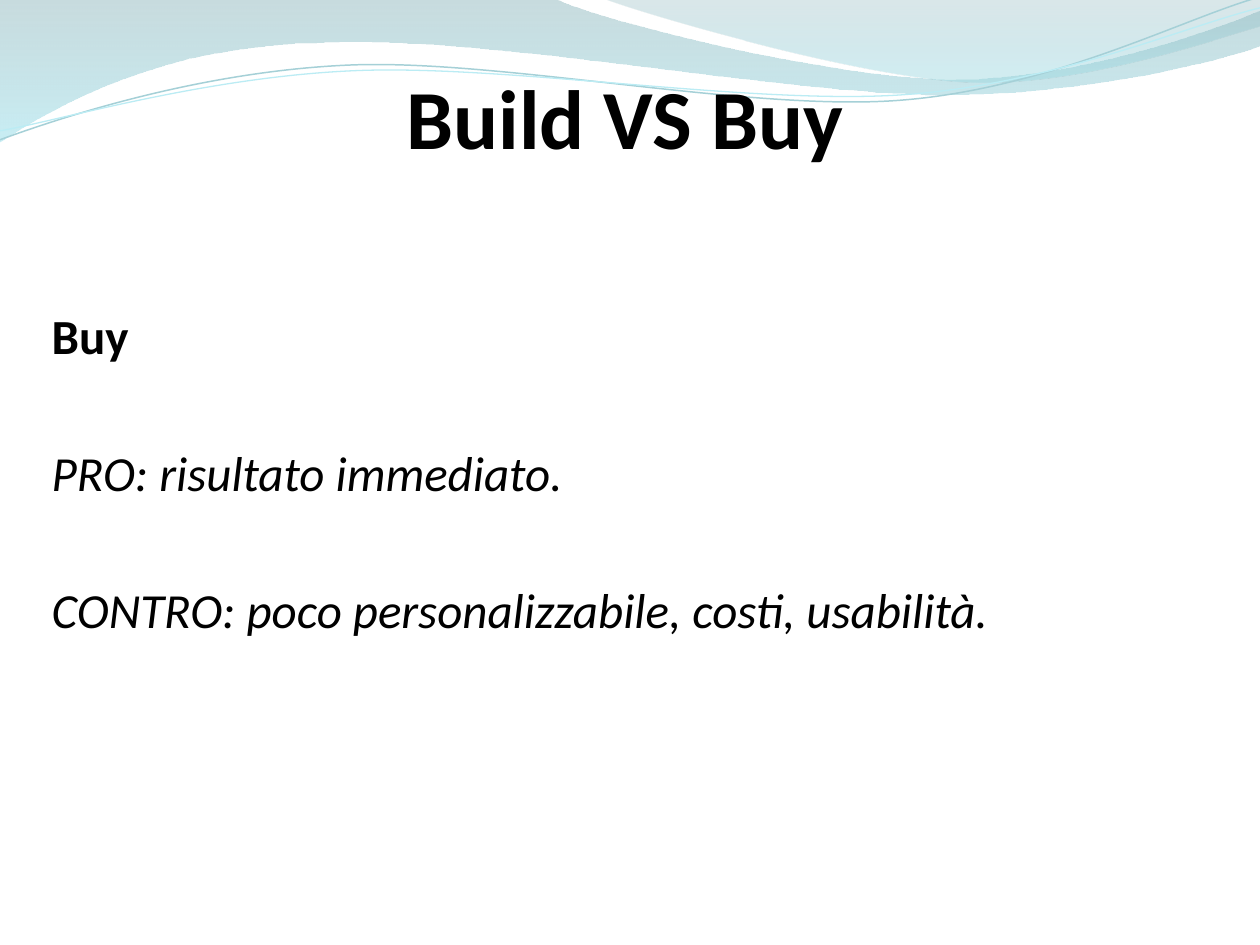
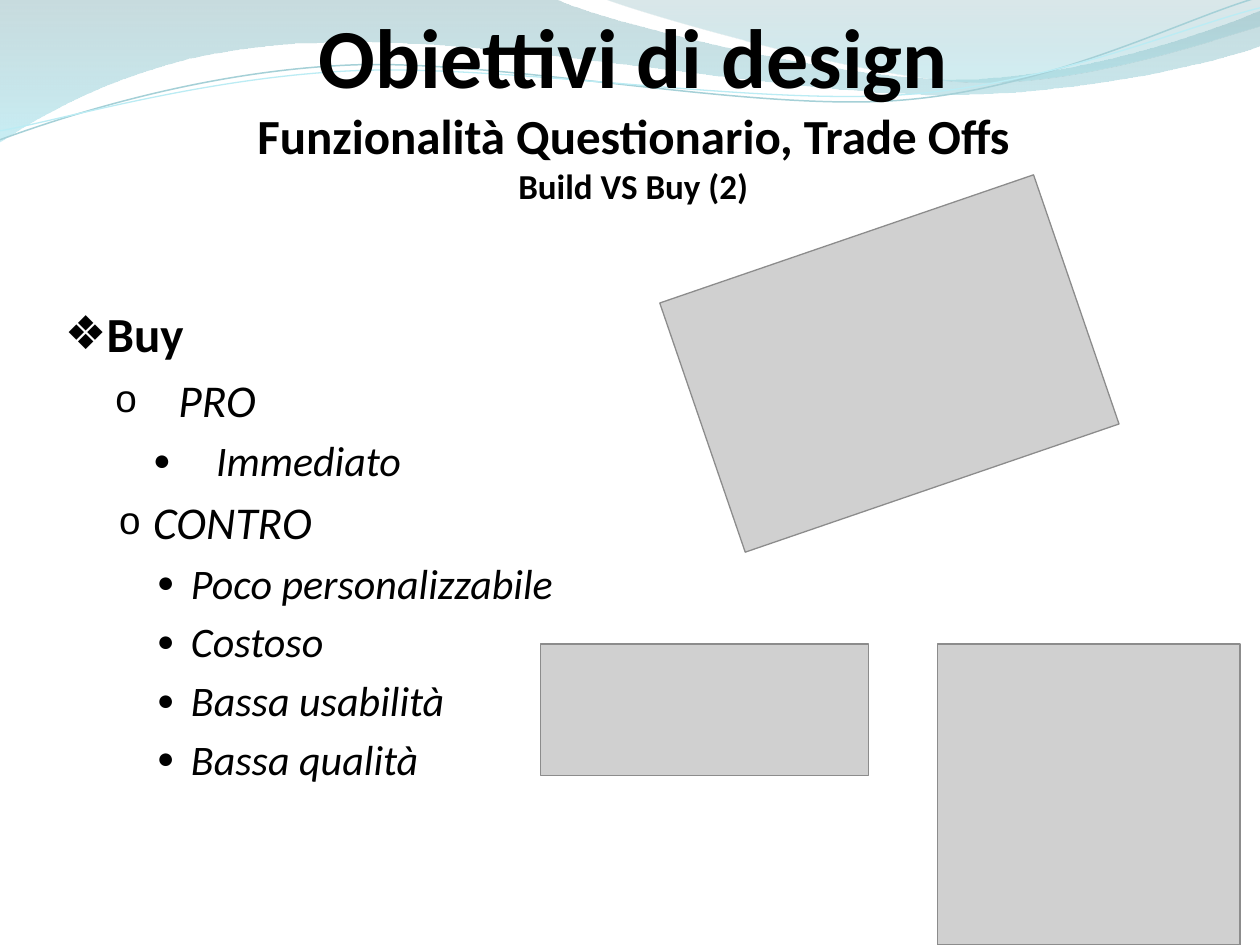
Before and after one commit to ammirate/at-silo, a slide deck: slide 21 of Presentazione/Atsilo3/Atsilo_H_PresentazioneFinale.pptx (slide 30 before the commit). Drawn at 1260x945 pixels with LibreOffice and Linux fonts; fonts in the diff are those of the drawing; grey boxes stand for pictures. Boxes give left, top, right and bottom in pixels: in the first picture for what was removed or moved away, otherwise in the second. Text is boxed around its words. In the diff, an @@ line names an element or a change of style, - is before the commit and + after.

```diff
--- a/Presentazione/Atsilo3/Atsilo_H_PresentazioneFinale.pptx
+++ b/Presentazione/Atsilo3/Atsilo_H_PresentazioneFinale.pptx
@@ text at box(257, 19, 1010, 205): text changed; size 48 to 28 pt @@
-Build VS Buy
+Obiettivi di design
+Funzionalità Questionario, Trade Offs
+Build VS Buy (2)
@@ picture added at box(660, 175, 1119, 552) @@
@@ text "Buy": place and size @@
-text "Buy" at box(52, 322, 987, 636)
+text "Buy" at box(107, 320, 553, 782)
@@ text at box(107, 320, 184, 360): bullet none to ❖ @@
@@ text at box(153, 387, 553, 782): text changed; size 28 to 24 pt @@
-PRO: risultato immediato.
-CONTRO: poco personalizzabile, costi, usabilità.
+  o PRO
+    ● Immediato
+  o CONTRO
+    ● Poco personalizzabile
+    ● Costoso
+    ● Bassa usabilità
+    ● Bassa qualità
@@ picture added at box(541, 644, 868, 775) @@
@@ picture added at box(937, 644, 1240, 945) @@
```
Also in this commit, not shown: 13 other slides changed, 14 slides added, 16 slides removed, 10 other files.
